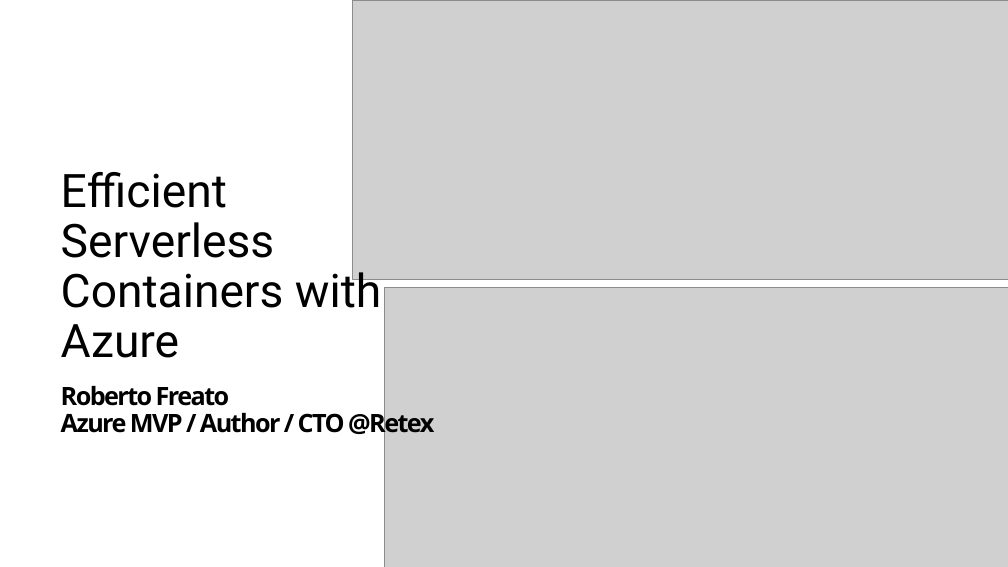
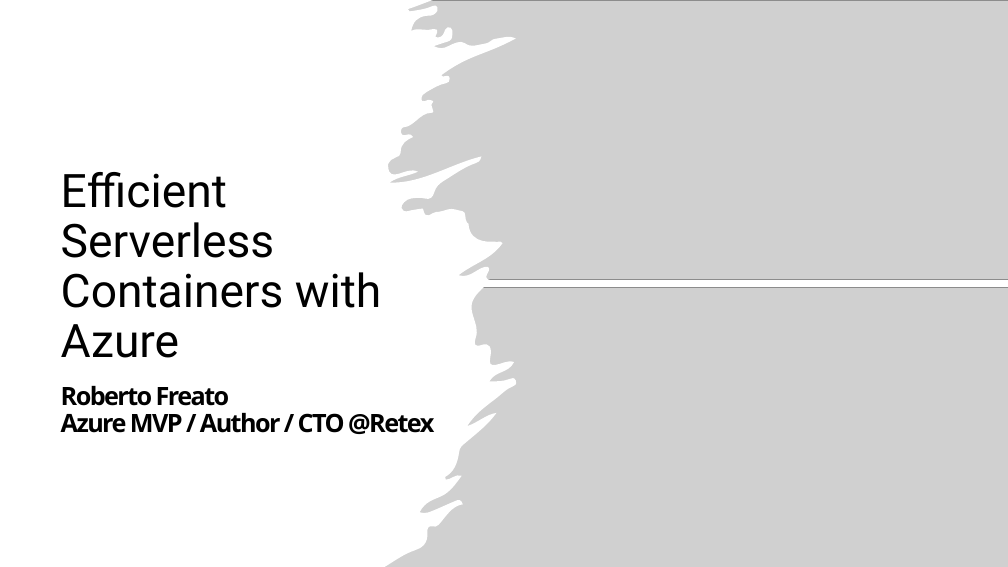
Before and after one commit to childotg/Events.2024, a slide deck: slide 15 of 240408 - DevOps Conference 2024 @London/Efficient Serverless Containers with Azure.pptx (slide 13 before the commit). Drawn at 1008x567 pixels with LibreOffice and Linux fonts; fonts in the diff are those of the drawing; grey boxes stand for pictures. Boxes give left, top, right and bottom in pixels: in the first picture for what was removed or moved away, otherwise in the second. Text is boxed around its words. In the diff, an @@ line names an element or a change of style, - is before the commit and + after.

```diff
--- a/240408 - DevOps Conference 2024 @London/Efficient Serverless Containers with Azure.pptx
+++ b/240408 - DevOps Conference 2024 @London/Efficient Serverless Containers with Azure.pptx
@@ freeform shape added at box(0, 0, 516, 567), fill #FFFFFF @@
```
Also in this commit, not shown: 2 slides added, 1 other file.
